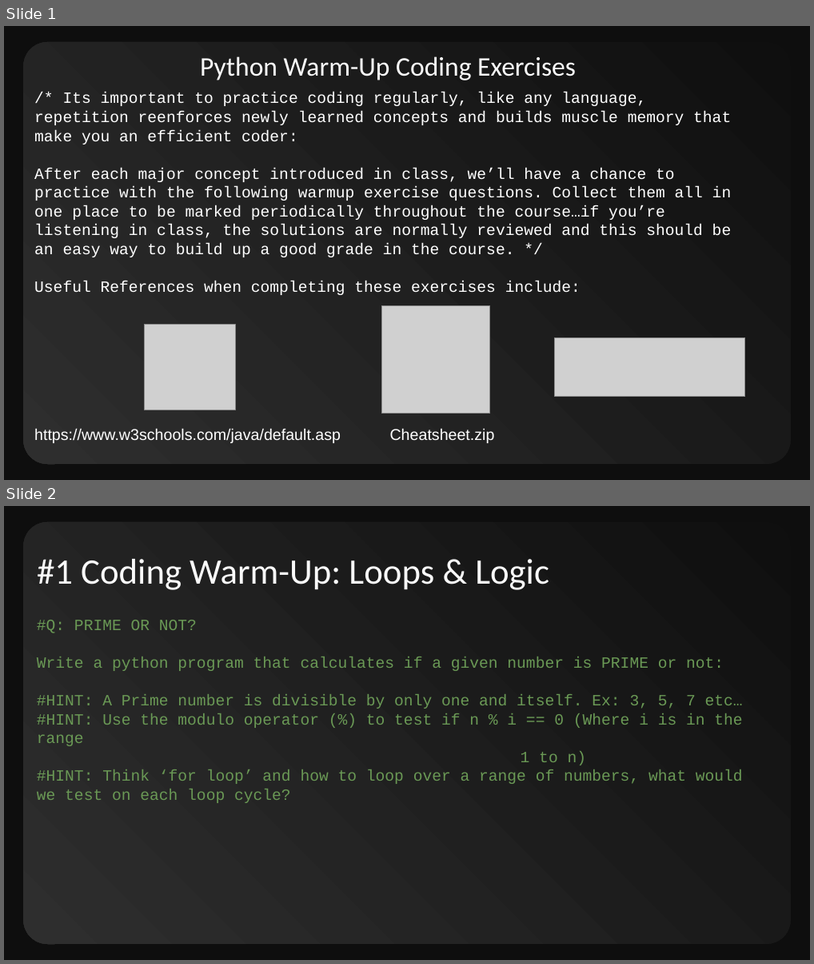
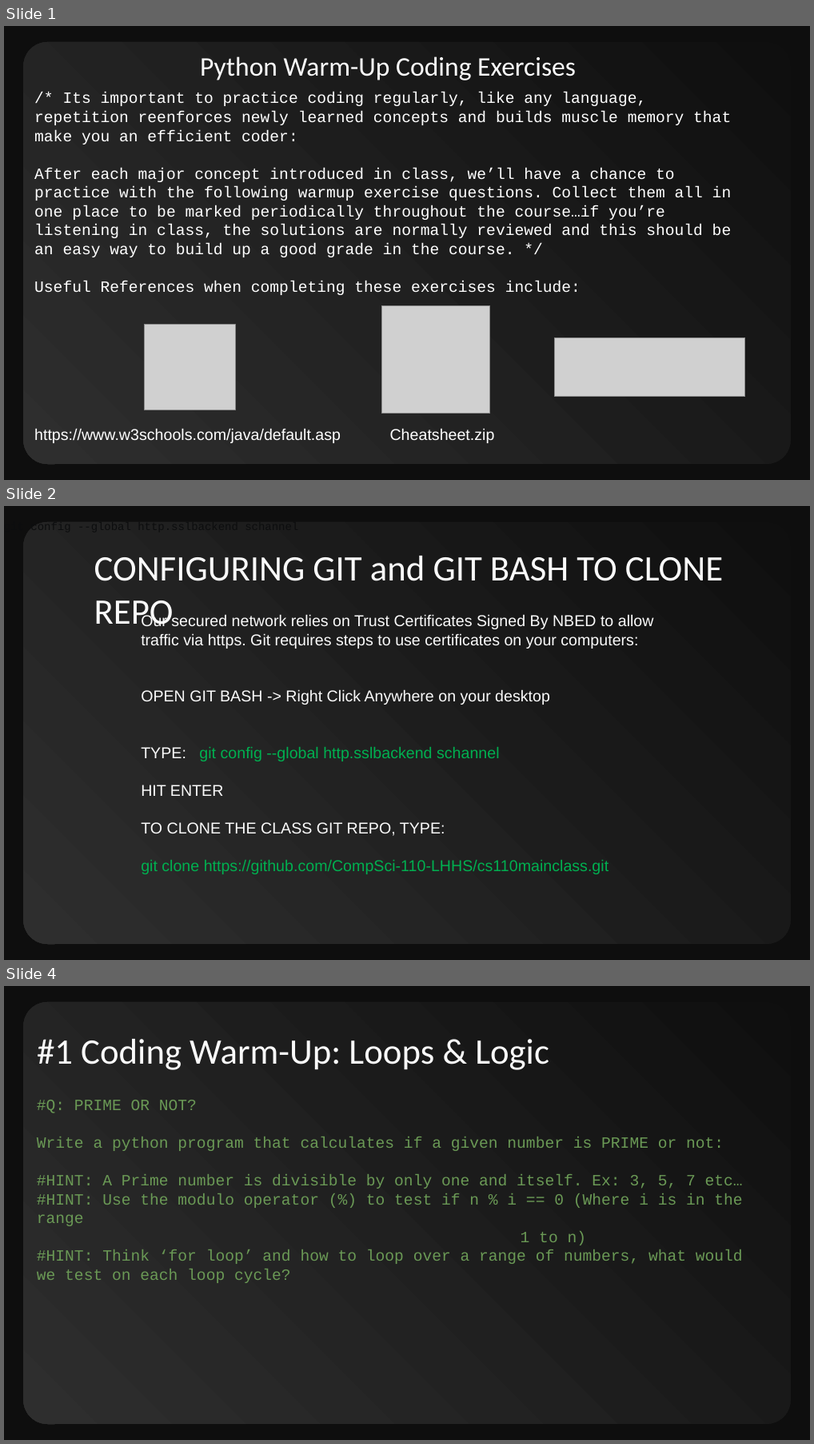
Before and after one commit to CompSci-110-LHHS/cs110classmain, a slide deck: 002_Course_Exercises/01_Warmup_Exercises/01_CS110_Warmup_Exercises.pptx. Shown one above the other, each under a label of ours: slides 1 and 2 before the commit, slides 1, 2 and 4 after it; the slides between them are not shown. The pictures are 814x964 and 814x1444 pixels, drawn with LibreOffice and Linux fonts; fonts in the diff are those of the drawing; grey boxes stand for pictures. Boxes give left, top, right and bottom in pixels: in the first picture for what was removed or moved away, otherwise in the second. Text is boxed around its words. In the diff, an @@ line names an element or a change of style, - is before the commit and + after.

```diff
--- a/002_Course_Exercises/01_Warmup_Exercises/01_CS110_Warmup_Exercises.pptx
+++ b/002_Course_Exercises/01_Warmup_Exercises/01_CS110_Warmup_Exercises.pptx
@@ slide 2 added at bbox=[4, 506, 810, 960], background #0E0E0E; not listed: 1 template element that a slide beside it also shows @@
@@ title added at bbox=[94, 556, 723, 626], 32 pt, text #FAFAFA @@
+CONFIGURING GIT and GIT BASH TO CLONE REPO
@@ text added at bbox=[141, 614, 654, 874], 14 pt, text #FAFAFA @@
+Our secured network relies on Trust Certificates Signed By NBED to allow traffic via https. Git requires steps to use certificates on your computers:
+OPEN GIT BASH -> Right Click Anywhere on your desktop
+TYPE: git config --global http.sslbackend schannel
+HIT ENTER
+TO CLONE THE CLASS GIT REPO, TYPE:
+git clone https://github.com/CompSci-110-LHHS/cs110mainclass.git
@@ what was slide 2 is now slide 4 @@
```
Also in this commit, not shown: 1 slide changed, 2 other slides added.
